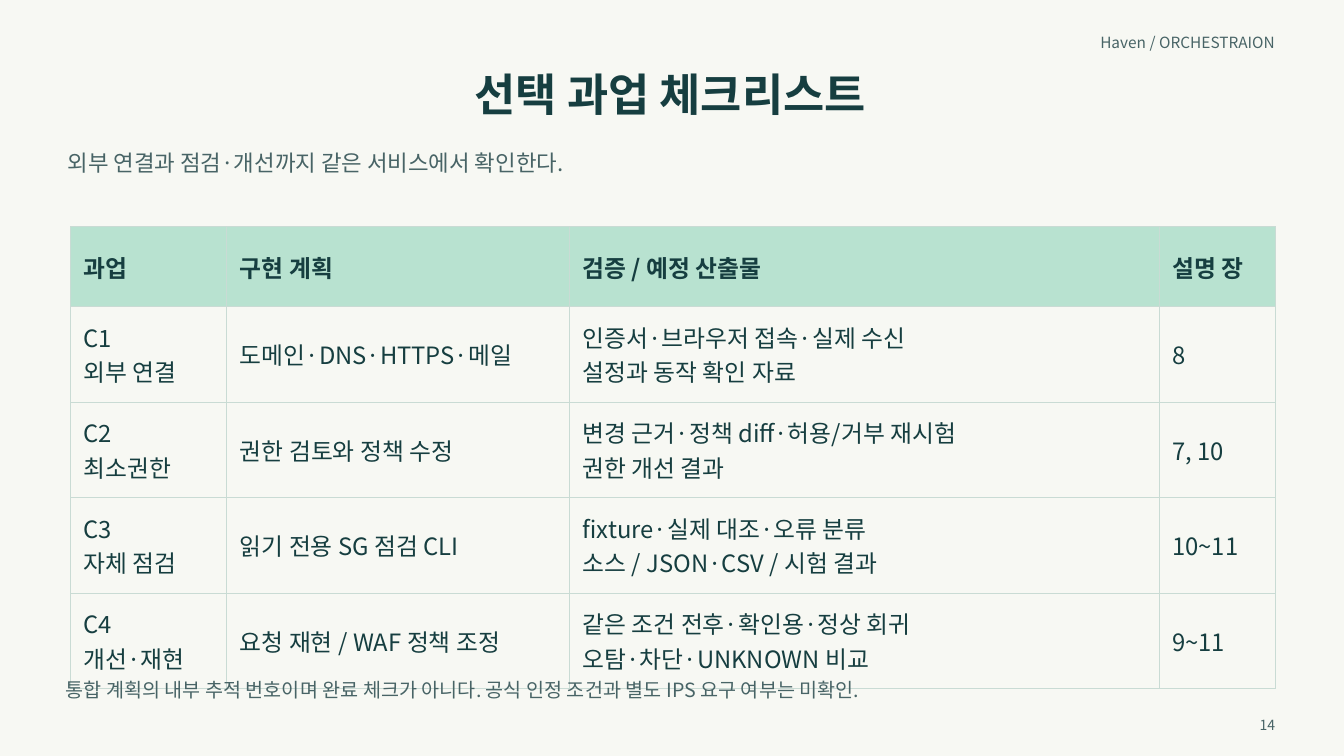
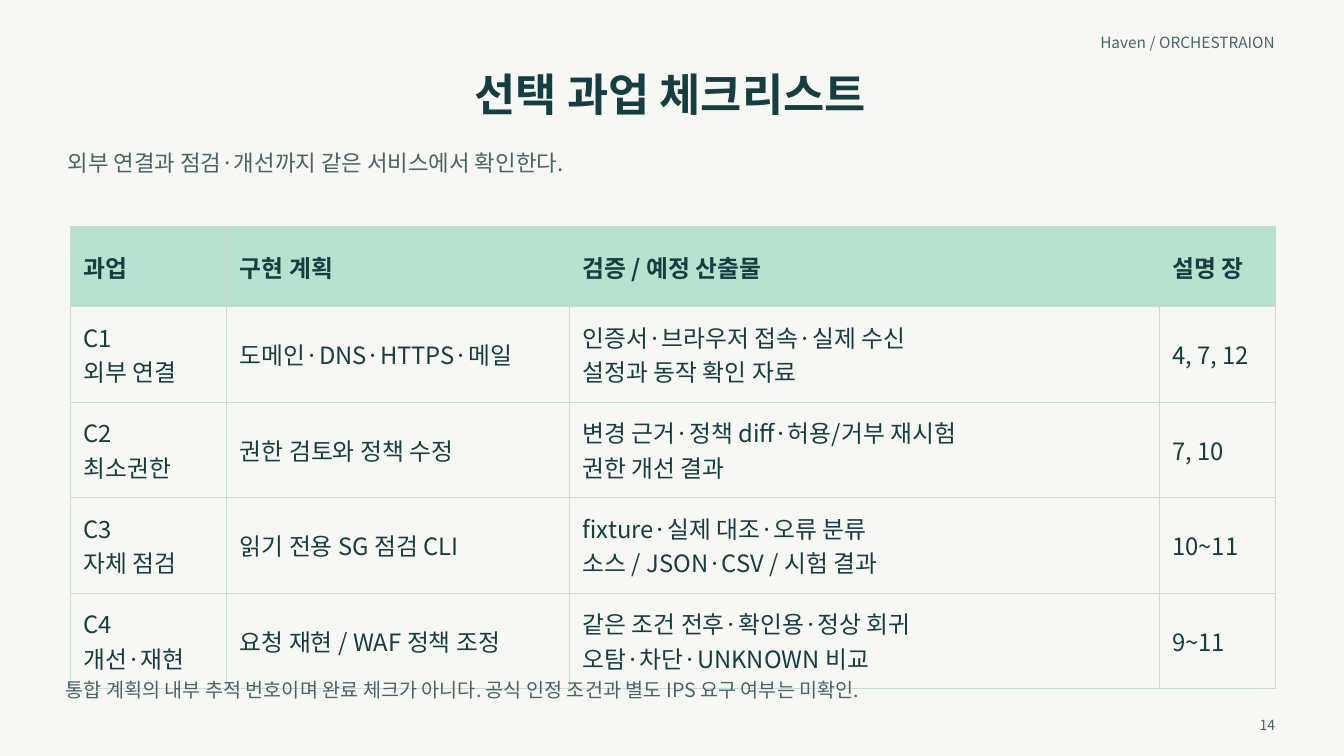
Before and after one commit to MinsooAhn02/Haven, a slide deck: slide 14 of docs/발표/Haven_통합계획_기반_프로젝트계획서_초안.pptx. Drawn at 1344x756 pixels with LibreOffice and Linux fonts; fonts in the diff are those of the drawing. Boxes give left, top, right and bottom in pixels: in the first picture for what was removed or moved away, otherwise in the second. Text is boxed around its words. In the diff, an @@ line names an element or a change of style, - is before the commit and + after.

```diff
--- a/docs/발표/Haven_통합계획_기반_프로젝트계획서_초안.pptx
+++ b/docs/발표/Haven_통합계획_기반_프로젝트계획서_초안.pptx
@@ table at bbox=[71, 227, 1275, 674] @@
-row 2, column 4: 8
+row 2, column 4: 4, 7, 12
```
Also in this commit, not shown: 10 other slides changed, 1 slide added, 1 slide removed, 7 other files.
